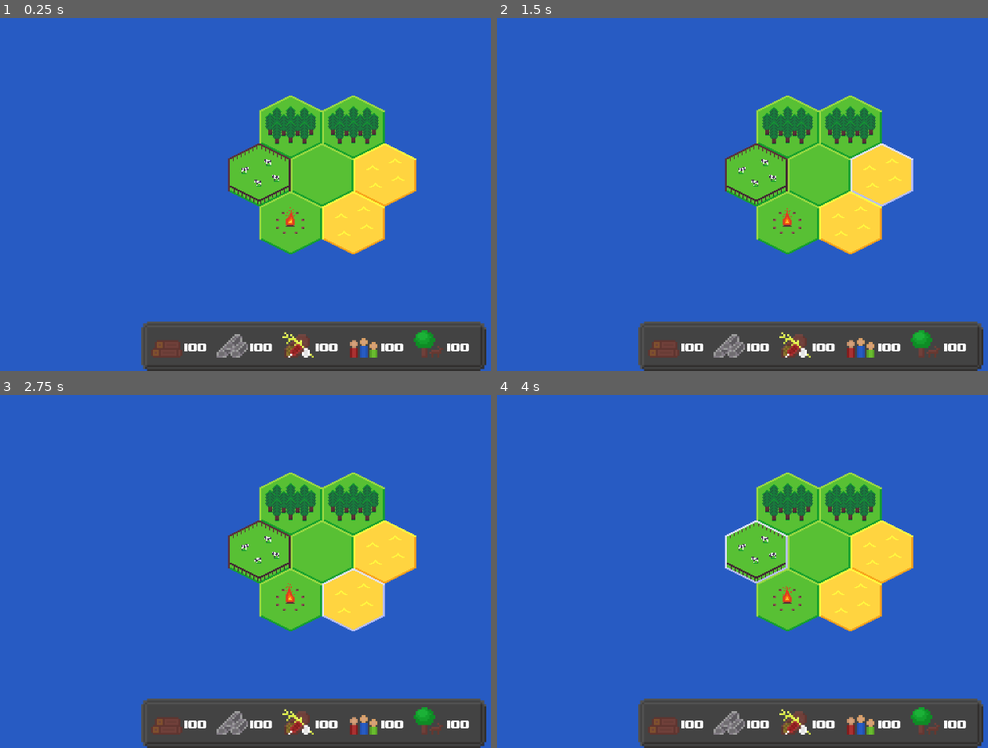
Above: before the commit, frames 1-4 (two rows, left to right).
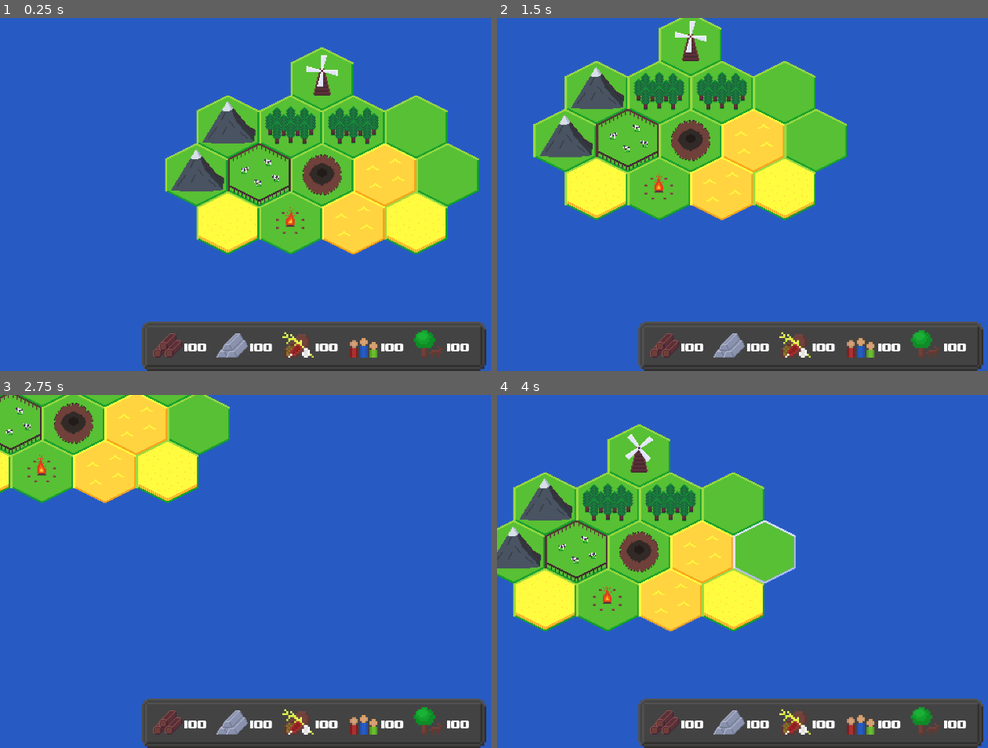
Above: after the commit, the same moments.

Repository: Lunatic-Games/the-holy-land
Game: Godot game, scene res://Game.tscn
Two runs of this game, one before a commit and one after it. Both use one fixed random seed, a clock stepped at 60 frames per second and the inputs below.
Inputs (mouse positions are in pixels of both pictures, inside the frame that each line leads up to):
- Up to frame 1 (0.25 s): no input
- Up to frame 2 (1.5 s): move the mouse to (821, 173) at 0.52 s; hold Right (ui_right) 0.53-1.28 s; click (821, 173) at 0.67 s; move the mouse to (879, 173) at 1.27 s; hold Down (ui_down) from 1.28 s (still down); click (879, 173) at 1.42 s
- Up to frame 3 (2.75 s): move the mouse to (353, 599) at 2.02 s; release Down (ui_down) at 2.03 s; hold Right (ui_right) from 2.03 s (still down); click (353, 599) at 2.17 s
- Up to frame 4 (4 s): move the mouse to (786, 599) at 2.77 s; release Right (ui_right) at 2.78 s; hold Up (ui_up) 2.78-3.53 s; click (786, 599) at 2.92 s; move the mouse to (757, 550) at 3.52 s; hold Left (ui_left) from 3.53 s (still down); click (757, 550) at 3.67 s

The runs differ from the first frame. In frame 1, 13% of the frame differs, in the area x 30-98%, y 8-97%; in frame 2, 30%; in frame 3, 25%; in frame 4, 33%, in the area x 0-85%, y 8-97%.

Commit message:
Update tiles (ui in progress)

Diff:
--- a/Camera.gd
+++ b/Camera.gd
@@ -2,6 +2,7 @@
 
 
 var zoom_modifier = 1.03 # Should probably be between 1.01 and 1.2
+var camera_move_speed = 350
 
 func _input(event):
 	if event is InputEventMouseButton and event.is_pressed():
@@ -13,3 +14,15 @@
 			if zoom.x * zoom_modifier <= 4:
 				zoom.x *= zoom_modifier
 				zoom.y *= zoom_modifier
+
+func _process(delta):
+	var movement = Vector2()
+	if Input.is_action_pressed("ui_up"):
+		movement.y -= camera_move_speed
+	if Input.is_action_pressed("ui_right"):
+		movement.x += camera_move_speed
+	if Input.is_action_pressed("ui_down"):
+		movement.y += camera_move_speed
+	if Input.is_action_pressed("ui_left"):
+		movement.x -= camera_move_speed
+	position += movement.normalized() * camera_move_speed * delta
--- a/Game.tscn
+++ b/Game.tscn
@@ -6,18 +6,22 @@
 [ext_resource path="res://Tiles/Camp/Camp.tscn" type="PackedScene" id=4]
 [ext_resource path="res://Tiles/Farm/Farm.tscn" type="PackedScene" id=5]
 [ext_resource path="res://Tiles/Forest/Forest.tscn" type="PackedScene" id=6]
-[ext_resource path="res://UI/panel-export.png" type="Texture" id=7]
-[ext_resource path="res://UI/wood.png" type="Texture" id=8]
-[ext_resource path="res://UI/upheavtt.ttf" type="DynamicFontData" id=9]
-[ext_resource path="res://UI/iron.png" type="Texture" id=10]
-[ext_resource path="res://UI/food.png" type="Texture" id=11]
-[ext_resource path="res://UI/people.png" type="Texture" id=12]
-[ext_resource path="res://UI/faith.png" type="Texture" id=13]
-[ext_resource path="res://UI/wheel-export.png" type="Texture" id=14]
+[ext_resource path="res://Tiles/Wheat/Wheat.tscn" type="PackedScene" id=7]
+[ext_resource path="res://Tiles/Mountain/Mountain.tscn" type="PackedScene" id=8]
+[ext_resource path="res://Tiles/Hole/Hole.tscn" type="PackedScene" id=9]
+[ext_resource path="res://Tiles/Windmill/Windmill.tscn" type="PackedScene" id=10]
+[ext_resource path="res://UI/panel-export.png" type="Texture" id=11]
+[ext_resource path="res://UI/Wood.png" type="Texture" id=12]
+[ext_resource path="res://UI/upheavtt.ttf" type="DynamicFontData" id=13]
+[ext_resource path="res://UI/Iron.png" type="Texture" id=14]
+[ext_resource path="res://UI/food.png" type="Texture" id=15]
+[ext_resource path="res://UI/people.png" type="Texture" id=16]
+[ext_resource path="res://UI/faith.png" type="Texture" id=17]
+[ext_resource path="res://UI/wheel-export.png" type="Texture" id=18]
 
 [sub_resource type="DynamicFont" id=1]
 size = 32
-font_data = ExtResource( 9 )
+font_data = ExtResource( 13 )
 
 [node name="Game" type="Node2D"]
 
@@ -25,11 +29,18 @@
 position = Vector2( 639, 360 )
 current = true
 limit_smoothed = true
+drag_margin_h_enabled = false
+drag_margin_v_enabled = false
 script = ExtResource( 1 )
 
 [node name="Hexes" type="Node2D" parent="."]
+editor/display_folded = true
 
 [node name="Base" parent="Hexes" instance=ExtResource( 2 )]
+position = Vector2( 848, 222 )
+
+[node name="Base2" parent="Hexes" instance=ExtResource( 2 )]
+position = Vector2( 912, 320 )
 
 [node name="Desert" parent="Hexes" instance=ExtResource( 3 )]
 position = Vector2( 784, 320 )
@@ -49,10 +60,26 @@
 [node name="Forest2" parent="Hexes" instance=ExtResource( 6 )]
 position = Vector2( 720, 222 )
 
+[node name="Wheat" parent="Hexes" instance=ExtResource( 7 )]
+position = Vector2( 848, 418 )
+
+[node name="Wheat2" parent="Hexes" instance=ExtResource( 7 )]
+position = Vector2( 464, 418 )
+
+[node name="Mountain" parent="Hexes" instance=ExtResource( 8 )]
+position = Vector2( 400, 320 )
+
+[node name="Mountain2" parent="Hexes" instance=ExtResource( 8 )]
+position = Vector2( 464, 222 )
+
+[node name="Hole" parent="Hexes" instance=ExtResource( 9 )]
+
+[node name="Windmill" parent="Hexes" instance=ExtResource( 10 )]
+position = Vector2( 656, 124 )
+
 [node name="HUD" type="CanvasLayer" parent="."]
 
 [node name="PanelContainer" type="NinePatchRect" parent="HUD"]
-editor/display_folded = true
 anchor_left = 0.5
 anchor_top = 1.0
 anchor_right = 0.5
@@ -83,7 +110,6 @@
 custom_constants/separation = 20
 
 [node name="HBoxContainer" type="HBoxContainer" parent="HUD/PanelContainer/MarginContainer/HBoxContainer"]
-editor/display_folded = true
 margin_right = 114.0
 margin_bottom = 64.0
 
@@ -91,7 +117,7 @@
 margin_right = 64.0
 margin_bottom = 64.0
 rect_min_size = Vector2( 64, 64 )
-texture = ExtResource( 8 )
+texture = ExtResource( 12 )
 stretch_mode = 1
 
 [node name="MarginContainer" type="MarginContainer" parent="HUD/PanelContainer/MarginContainer/HBoxContainer/HBoxContainer"]
@@ -117,7 +143,7 @@
 margin_right = 64.0
 margin_bottom = 64.0
 rect_min_size = Vector2( 64, 64 )
-texture = ExtResource( 10 )
+texture = ExtResource( 14 )
 stretch_mode = 1
 
 [node name="MarginContainer" type="MarginContainer" parent="HUD/PanelContainer/MarginContainer/HBoxContainer/HBoxContainer2"]
--- a/Tiles/Field/HexTile.gd
+++ /dev/null
@@ -1,12 +0,0 @@
-extends Area2D
-
-func _ready():
-	pass
-
-
-func _on_HexTile_mouse_entered():
-	$Hovered.visible = true
-
-
-func _on_HexTile_mouse_exited():
-	$Hovered.visible = false
--- a/Tiles/Field/HexTile.tscn
+++ /dev/null
@@ -1,27 +0,0 @@
-[gd_scene load_steps=4 format=2]
-
-[ext_resource path="res://Tiles/Field/HexTile.gd" type="Script" id=1]
-[ext_resource path="res://Tiles/Field/grass.png" type="Texture" id=2]
-[ext_resource path="res://Tiles/Field/hovered.png" type="Texture" id=3]
-
-
-[node name="HexTile" type="Area2D"]
-position = Vector2( 506, 315 )
-scale = Vector2( 4, 4 )
-script = ExtResource( 1 )
-__meta__ = {
-"_edit_group_": true
-}
-
-[node name="Sprite" type="Sprite" parent="."]
-texture = ExtResource( 2 )
-
-[node name="CollisionPolygon2D" type="CollisionPolygon2D" parent="."]
-scale = Vector2( 1.00363, 1.01233 )
-polygon = PoolVector2Array( -15.9422, -7.90253, 0, -15.8051, 15.9422, -7.90253, 15.9422, 7.90253, 0, 15.8051, -15.9422, 7.90253 )
-
-[node name="Hovered" type="Sprite" parent="."]
-visible = false
-texture = ExtResource( 3 )
-[connection signal="mouse_entered" from="." to="." method="_on_HexTile_mouse_entered"]
-[connection signal="mouse_exited" from="." to="." method="_on_HexTile_mouse_exited"]
--- /dev/null
+++ b/Tiles/Hole/Hole.tscn
@@ -0,0 +1,9 @@
+[gd_scene load_steps=3 format=2]
+
+[ext_resource path="res://Tiles/Base/Base.tscn" type="PackedScene" id=1]
+[ext_resource path="res://Tiles/Hole/Hole.png" type="Texture" id=2]
+
+[node name="Hole" instance=ExtResource( 1 )]
+
+[node name="Sprite" parent="." index="0"]
+texture = ExtResource( 2 )
--- /dev/null
+++ b/Tiles/Mountain/Mountain.tscn
@@ -0,0 +1,9 @@
+[gd_scene load_steps=3 format=2]
+
+[ext_resource path="res://Tiles/Base/Base.tscn" type="PackedScene" id=1]
+[ext_resource path="res://Tiles/Mountain/Mountain.png" type="Texture" id=2]
+
+[node name="Mountain" instance=ExtResource( 1 )]
+
+[node name="Sprite" parent="." index="0"]
+texture = ExtResource( 2 )
--- /dev/null
+++ b/Tiles/Water/Water.tscn
@@ -0,0 +1,9 @@
+[gd_scene load_steps=3 format=2]
+
+[ext_resource path="res://Tiles/Base/Base.tscn" type="PackedScene" id=1]
+[ext_resource path="res://Tiles/Water/Water.png" type="Texture" id=2]
+
+[node name="Water" instance=ExtResource( 1 )]
+
+[node name="Sprite" parent="." index="0"]
+texture = ExtResource( 2 )
--- a/Tiles/Water/WaterTile.tscn
+++ /dev/null
@@ -1,11 +0,0 @@
-[gd_scene load_steps=3 format=2]
-
-[ext_resource path="res://Tiles/Field/HexTile.tscn" type="PackedScene" id=1]
-[ext_resource path="res://Tiles/Water/water.png" type="Texture" id=2]
-
-
-
-[node name="WaterTile" instance=ExtResource( 1 )]
-
-[node name="Sprite" parent="." index="0"]
-texture = ExtResource( 2 )
--- /dev/null
+++ b/Tiles/Wheat/Wheat.tscn
@@ -0,0 +1,9 @@
+[gd_scene load_steps=3 format=2]
+
+[ext_resource path="res://Tiles/Base/Base.tscn" type="PackedScene" id=1]
+[ext_resource path="res://Tiles/Wheat/Wheat.png" type="Texture" id=2]
+
+[node name="Wheat" instance=ExtResource( 1 )]
+
+[node name="Sprite" parent="." index="0"]
+texture = ExtResource( 2 )
--- /dev/null
+++ b/Tiles/Windmill/Windmill.tscn
@@ -0,0 +1,31 @@
+[gd_scene load_steps=5 format=2]
+
+[ext_resource path="res://Tiles/Base/Base.tscn" type="PackedScene" id=1]
+[ext_resource path="res://Tiles/Windmill/Windmill2.png" type="Texture" id=2]
+[ext_resource path="res://Tiles/Windmill/Windmill1.png" type="Texture" id=3]
+
+[sub_resource type="Animation" id=1]
+resource_name = "Passive"
+loop = true
+step = 0.05
+tracks/0/type = "value"
+tracks/0/path = NodePath("Sprite:texture")
+tracks/0/interp = 1
+tracks/0/loop_wrap = true
+tracks/0/imported = false
+tracks/0/enabled = true
+tracks/0/keys = {
+"times": PoolRealArray( 0, 0.5 ),
+"transitions": PoolRealArray( 1, 1 ),
+"update": 1,
+"values": [ ExtResource( 3 ), ExtResource( 2 ) ]
+}
+
+[node name="Windmill" instance=ExtResource( 1 )]
+
+[node name="Sprite" parent="." index="0"]
+texture = ExtResource( 2 )
+
+[node name="AnimationPlayer" type="AnimationPlayer" parent="." index="3"]
+autoplay = "Passive"
+anims/Passive = SubResource( 1 )
--- a/Tiles/Windmill/WindmillTile.tscn
+++ /dev/null
@@ -1,32 +0,0 @@
-[gd_scene load_steps=5 format=2]
-
-[ext_resource path="res://Tiles/Field/HexTile.tscn" type="PackedScene" id=1]
-[ext_resource path="res://Tiles/Windmill/windmill1.png" type="Texture" id=2]
-[ext_resource path="res://Tiles/Windmill/windmill2.png" type="Texture" id=3]
-
-
-
-[sub_resource type="Animation" id=1]
-resource_name = "Animation"
-loop = true
-tracks/0/type = "value"
-tracks/0/path = NodePath("Sprite:texture")
-tracks/0/interp = 1
-tracks/0/loop_wrap = true
-tracks/0/imported = false
-tracks/0/enabled = true
-tracks/0/keys = {
-"times": PoolRealArray( 0, 0.5, 1 ),
-"transitions": PoolRealArray( 1, 1, 1 ),
-"update": 1,
-"values": [ ExtResource( 2 ), ExtResource( 3 ), ExtResource( 2 ) ]
-}
-
-[node name="WindmillTile" instance=ExtResource( 1 )]
-
-[node name="Sprite" parent="." index="0"]
-texture = ExtResource( 2 )
-
-[node name="AnimationPlayer" type="AnimationPlayer" parent="." index="3"]
-autoplay = "Animation"
-anims/Animation = SubResource( 1 )
--- a/project.godot
+++ b/project.godot
@@ -47,6 +47,37 @@
 "svg/scale": 1.0
 }
 
+[input]
+
+ui_left={
+"deadzone": 0.5,
+"events": [ Object(InputEventKey,"resource_local_to_scene":false,"resource_name":"","device":0,"alt":false,"shift":false,"control":false,"meta":false,"command":false,"pressed":false,"scancode":16777231,"unicode":0,"echo":false,"script":null)
+, Object(InputEventJoypadButton,"resource_local_to_scene":false,"resource_name":"","device":0,"button_index":14,"pressure":0.0,"pressed":false,"script":null)
+, Object(InputEventKey,"resource_local_to_scene":false,"resource_name":"","device":0,"alt":false,"shift":false,"control":false,"meta":false,"command":false,"pressed":false,"scancode":65,"unicode":0,"echo":false,"script":null)
+ ]
+}
+ui_right={
+"deadzone": 0.5,
+"events": [ Object(InputEventKey,"resource_local_to_scene":false,"resource_name":"","device":0,"alt":false,"shift":false,"control":false,"meta":false,"command":false,"pressed":false,"scancode":16777233,"unicode":0,"echo":false,"script":null)
+, Object(InputEventJoypadButton,"resource_local_to_scene":false,"resource_name":"","device":0,"button_index":15,"pressure":0.0,"pressed":false,"script":null)
+, Object(InputEventKey,"resource_local_to_scene":false,"resource_name":"","device":0,"alt":false,"shift":false,"control":false,"meta":false,"command":false,"pressed":false,"scancode":68,"unicode":0,"echo":false,"script":null)
+ ]
+}
+ui_up={
+"deadzone": 0.5,
+"events": [ Object(InputEventKey,"resource_local_to_scene":false,"resource_name":"","device":0,"alt":false,"shift":false,"control":false,"meta":false,"command":false,"pressed":false,"scancode":16777232,"unicode":0,"echo":false,"script":null)
+, Object(InputEventJoypadButton,"resource_local_to_scene":false,"resource_name":"","device":0,"button_index":12,"pressure":0.0,"pressed":false,"script":null)
+, Object(InputEventKey,"resource_local_to_scene":false,"resource_name":"","device":0,"alt":false,"shift":false,"control":false,"meta":false,"command":false,"pressed":false,"scancode":87,"unicode":0,"echo":false,"script":null)
+ ]
+}
+ui_down={
+"deadzone": 0.5,
+"events": [ Object(InputEventKey,"resource_local_to_scene":false,"resource_name":"","device":0,"alt":false,"shift":false,"control":false,"meta":false,"command":false,"pressed":false,"scancode":16777234,"unicode":0,"echo":false,"script":null)
+, Object(InputEventJoypadButton,"resource_local_to_scene":false,"resource_name":"","device":0,"button_index":13,"pressure":0.0,"pressed":false,"script":null)
+, Object(InputEventKey,"resource_local_to_scene":false,"resource_name":"","device":0,"alt":false,"shift":false,"control":false,"meta":false,"command":false,"pressed":false,"scancode":83,"unicode":0,"echo":false,"script":null)
+ ]
+}
+
 [rendering]
 
 environment/default_clear_color=Color( 0.156863, 0.360784, 0.768627, 1 )
Not shown: 6 places in Game.tscn that only renumber resources
Binary file removed: Tiles/Desert/desert.png
Not shown, removed: Tiles/Desert/desert.png.import
Binary file removed: Tiles/Field/grass.png
Not shown, removed: Tiles/Field/grass.png.import
Binary file removed: Tiles/Field/hovered.png
Not shown, removed: Tiles/Field/hovered.png.import
Binary file removed: Tiles/Forest/forest.png
Not shown, removed: Tiles/Forest/forest.png.import
Binary file added: Tiles/Hole/Hole.aseprite
Binary file added: Tiles/Hole/Hole.png
Not shown, added: Tiles/Hole/Hole.png.import
(and 46 more such lines)
